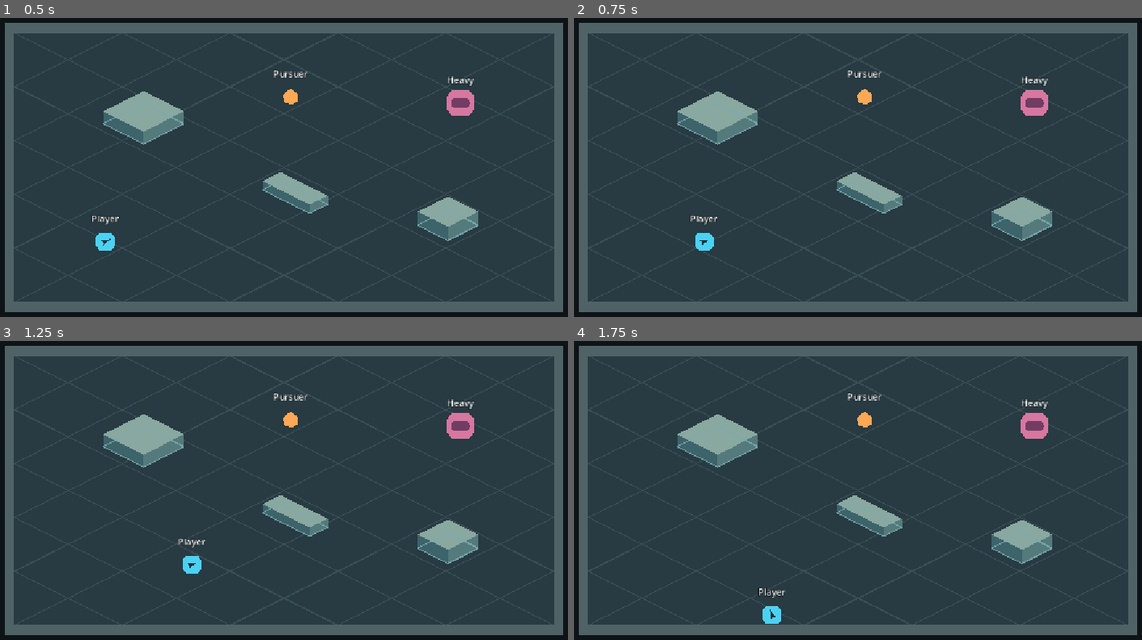
Above: before the commit, frames 1-4 (two rows, left to right).
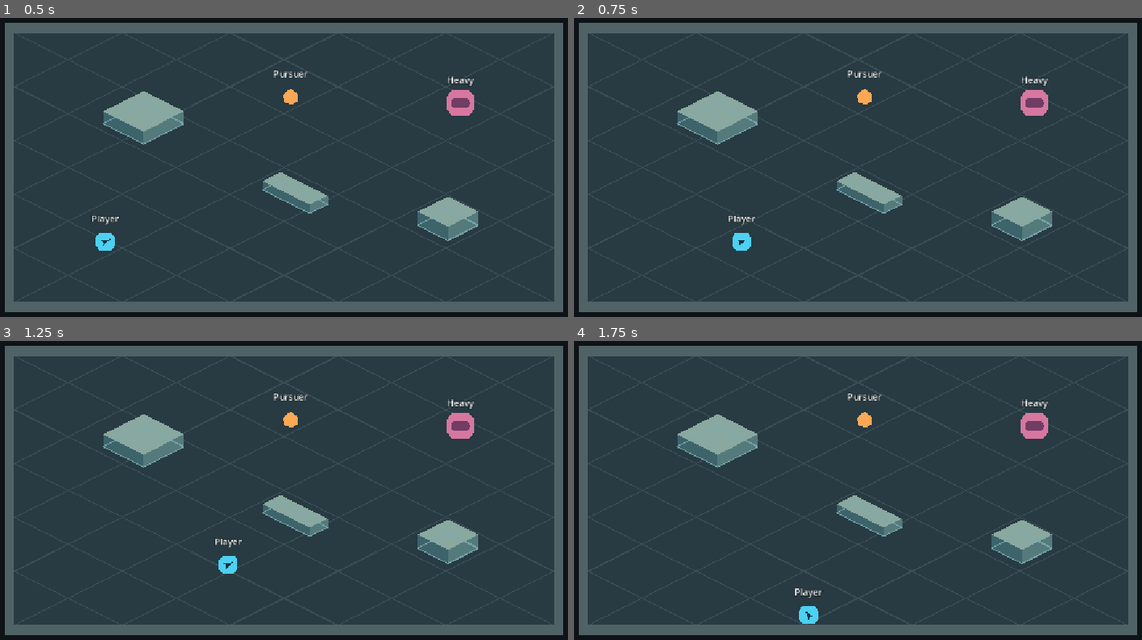
Above: after the commit, the same moments.

Repository: interneth3ro/factory-arpg
Game: Godot game, scene res://scenes/combat/combat_test_arena.tscn
The game is run twice, just before and just after one commit, with the same random seed, the same clock (stepped at 60 frames per second) and the same inputs. The project has no main scene, so this scene is started directly.
Inputs (mouse positions are in pixels of both pictures, inside the frame that each line leads up to):
- Up to frame 1 (0.5 s): no input
- Up to frame 2 (0.75 s): tap Enter at 0.5 s; move the mouse to (1000, 149) at 0.52 s; hold D (move_right) from 0.53 s (still down); tap Space (dodge) at 0.6 s
- Up to frame 3 (1.25 s): keep holding D (move_right)
- Up to frame 4 (1.75 s): move the mouse to (727, 508) at 1.27 s; release D (move_right) at 1.28 s; hold S (move_down) from 1.28 s (still down); tap Space (dodge) at 1.35 s

Frame 1 is identical in both runs. In frame 2, 0.5% of the frame differs, in the area x 20-32%, y 66-78%; in frame 3, 0.5%; in frame 4, 0.5%, in the area x 32-44%, y 82-95%.

Commit message:
feat: implement universal player dodge

Diff:
--- a/scenes/combat/combat_test_player.gd
+++ b/scenes/combat/combat_test_player.gd
@@ -12,16 +12,25 @@
 @onready var state_diagnostics: Label = $Diagnostics/StateLabel
 
 
-func _ready() -> void:
-	movement_fsm.state_changed.connect(_update_state_diagnostics)
-
-
-func _physics_process(_delta: float) -> void:
+func _physics_process(delta: float) -> void:
 	var movement_input := Input.get_vector("move_left", "move_right", "move_up", "move_down")
-	movement_fsm.step(movement_input, movement_speed)
+	if Input.is_action_just_pressed("dodge"):
+		_update_facing()
+		var facing_direction := Vector2.RIGHT.rotated(facing_marker.global_rotation)
+		movement_fsm.request_dodge(movement_input, facing_direction)
+	movement_fsm.step(movement_input, movement_speed, delta)
+	_update_state_diagnostics()
 
 
 func _process(_delta: float) -> void:
+	_update_facing()
+
+
+func is_invulnerable() -> bool:
+	return movement_fsm.is_invulnerable()
+
+
+func _update_facing() -> void:
 	var aim_offset := get_global_mouse_position() - global_position
 	if aim_offset.length_squared() > AIM_DEAD_ZONE_RADIUS * AIM_DEAD_ZONE_RADIUS:
 		facing_marker.global_rotation = aim_offset.angle()
@@ -35,7 +44,12 @@
 
 func _update_state_diagnostics() -> void:
 	if state_diagnostics.visible:
-		state_diagnostics.text = "Movement: %s\nAction: %s" % [
+		var dodge_status := "Available" if movement_fsm.can_dodge() else "Recovering"
+		if movement_fsm.is_dodging():
+			dodge_status = "In progress"
+		state_diagnostics.text = "Movement: %s\nAction: %s\nDodge: %s\nInvulnerability: %s" % [
 			movement_fsm.get_state_name(),
 			action_fsm.get_state_name(),
+			dodge_status,
+			"Active" if is_invulnerable() else "Inactive",
 		]
--- a/scenes/combat/player_movement_fsm.gd
+++ b/scenes/combat/player_movement_fsm.gd
@@ -2,22 +2,75 @@
 
 signal state_changed
 
-enum State { IDLE, MOVING }
+enum State { IDLE, MOVING, DODGING }
+
+@export_range(0.05, 1.0, 0.01, "suffix:s") var dodge_duration: float = 0.24
+@export_range(1.0, 500.0, 1.0, "suffix:px") var dodge_distance: float = 120.0
+@export_range(0.05, 0.50, 0.01) var dodge_invulnerability_fraction: float = 0.40
+@export_range(0.01, 1.0, 0.01, "suffix:s") var dodge_recovery_duration: float = 0.16
 
 var _state := State.IDLE
+var _dodge_direction := Vector2.ZERO
+var _dodge_elapsed: float = 0.0
+var _dodge_recovery_remaining: float = 0.0
 
 @onready var _body := get_parent() as CharacterBody2D
 
 
-func step(direction: Vector2, movement_speed: float) -> void:
+func request_dodge(movement_input: Vector2, facing_direction: Vector2) -> void:
+	if not can_dodge():
+		return
+
+	var direction := facing_direction if movement_input == Vector2.ZERO else movement_input
+	_dodge_direction = direction.normalized()
+	_dodge_elapsed = 0.0
+	_transition_to(State.DODGING)
+
+
+func step(direction: Vector2, movement_speed: float, delta: float) -> void:
+	var ordinary_state := State.IDLE if direction == Vector2.ZERO else State.MOVING
+	if is_dodging():
+		_step_dodge(delta)
+		if _dodge_elapsed >= dodge_duration:
+			_dodge_recovery_remaining = dodge_recovery_duration
+			_transition_to(ordinary_state)
+		return
+
 	_body.velocity = direction * movement_speed
 	_body.move_and_slide()
+	_dodge_recovery_remaining = maxf(0.0, _dodge_recovery_remaining - delta)
+	_transition_to(ordinary_state)
 
-	var next_state := State.IDLE if direction == Vector2.ZERO else State.MOVING
-	if next_state != _state:
-		_state = next_state
-		state_changed.emit()
+
+func can_dodge() -> bool:
+	return not is_dodging() and _dodge_recovery_remaining <= 0.0
+
+
+func is_dodging() -> bool:
+	return _state == State.DODGING
+
+
+func is_invulnerable() -> bool:
+	return is_dodging() and _dodge_elapsed < dodge_duration * dodge_invulnerability_fraction
 
 
 func get_state_name() -> String:
 	return String(State.keys()[_state]).capitalize()
+
+
+func _step_dodge(delta: float) -> void:
+	var next_elapsed := minf(_dodge_elapsed + delta, dodge_duration)
+	var midpoint_progress := (_dodge_elapsed + next_elapsed) / (2.0 * dodge_duration)
+	var initial_speed := 2.0 * dodge_distance / dodge_duration
+	var average_speed := initial_speed * (1.0 - midpoint_progress)
+	# Scale the final partial step because move_and_slide uses the full physics delta.
+	var step_fraction := (next_elapsed - _dodge_elapsed) / delta
+	_body.velocity = _dodge_direction * (average_speed * step_fraction)
+	_body.move_and_slide()
+	_dodge_elapsed = next_elapsed
+
+
+func _transition_to(next_state: State) -> void:
+	if next_state != _state:
+		_state = next_state
+		state_changed.emit()
